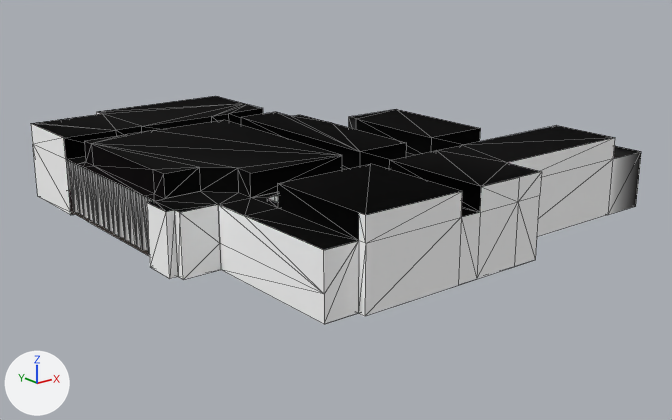
Before and after pictures for a commit that changed the glTF model assets/MainBarArea.glb.
The view is the same before and after, from a camera (50 mm lens) standing at (-23.9, -34.3, 13.4) and looking at (2.8, -0.8, 0.0). The lights are fixed; the arrows at lower left show +X, +Y and +Z. Mesh edges are drawn as thin lines. Where no turn or scale is listed for an object, it has been applied to the vertices. Vertices at the same position are counted once.

The first picture shows 'ROOM', 'ROOM.001', 'ROOM.002', 'ROOM.003', 'ROOM.005', 'ROOM.006', 'ROOM.009', 'ROOM.011', 'ROOM.013', 'ROOM.014', 'ROOM.015', 'STAGECURTAIN'.
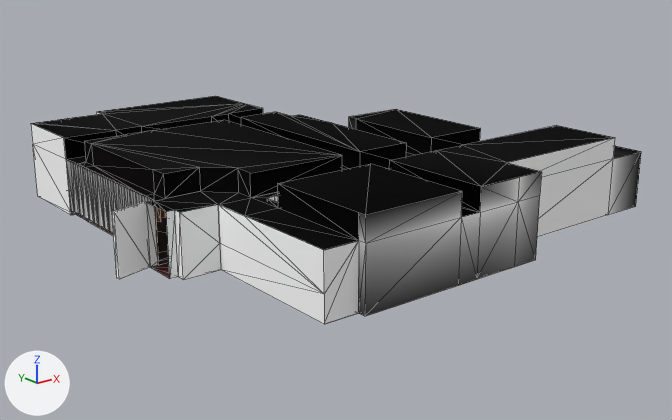
Where the newer file only moved an object's origin or applied its transform, the numbers keep the older frame.

Location of each change, (x1, y1, x2, y2) in pixels of the pictures (672 x 420 px):
'ROOM.010', added: after (111, 202, 150, 279)
part 1 of me_curve_012, deleted: before (146, 203, 170, 278)
part 2 of me_curve_015, recoloured: (358, 172, 542, 316) in both
part 3 of me_curve_015, recoloured: (358, 192, 536, 316) in both

The change in detail:
me_curve_012 is used by ob_room_011; location (0.93, -0.62, 0.0).
Verts and faces of me_curve_012; kept vertices keep their numbers, new ones are numbered from 14.
Before the commit, vertices of me_curve_012: 7 (-8.7, -1.44, 2.73) at pixel (146, 202), 8 (-8.7, -1.44, 0.0) at pixel (150, 267), 9 (-8.7, -3.07, 0.0) at pixel (169, 278), 10 (-8.7, -3.07, 2.73) at pixel (166, 211).
me_curve_012 had 14 vertices, 12 faces and spanned x -8.7..-6.64, y -3.48..-1.44, z 0.0..2.73.
me_curve_012 now has 14 vertices, 10 faces and spans x -8.7..-6.64, y -3.48..-1.44, z 0.0..2.73.
Part 1, on me_curve_012:
Faces deleted: (8, 10, 9), (7, 10, 8).
me_curve_012 no longer uses material mat_door.
me_curve_015 has 21 vertices, 22 faces and spans x -5.1..4.13, y -10.58..-8.76, z 0.0..3.75.
me_curve_015 is used by ob_room_014; location (0.93, -0.62, 0.0).
me_curve_015 part 2: 13 faces centred in x -5.1..4.13, y -10.58..-9.37, z 1.82..3.41 are repainted in the vertex colours; the middle colour goes from white #ffffff to grey #8a8989.
me_curve_015 part 3: 7 faces centred in x -5.1..3.24, y -10.58..-10.46, z 0.91..3.41 are repainted in the vertex colours; the middle colour goes from white #ffffff to dark grey #6d6a6a.
Mesh me_curve_029 is new.
It has 8 vertices, 12 faces and spans x -0.81..0.81, y -0.3..0.3, z -1.37..1.37.
It uses material mat_door.
Object 'ROOM.010' (ob_room_010) is new; it shows me_curve_029.
Its location is (-8.58, -2.2, 1.37).
